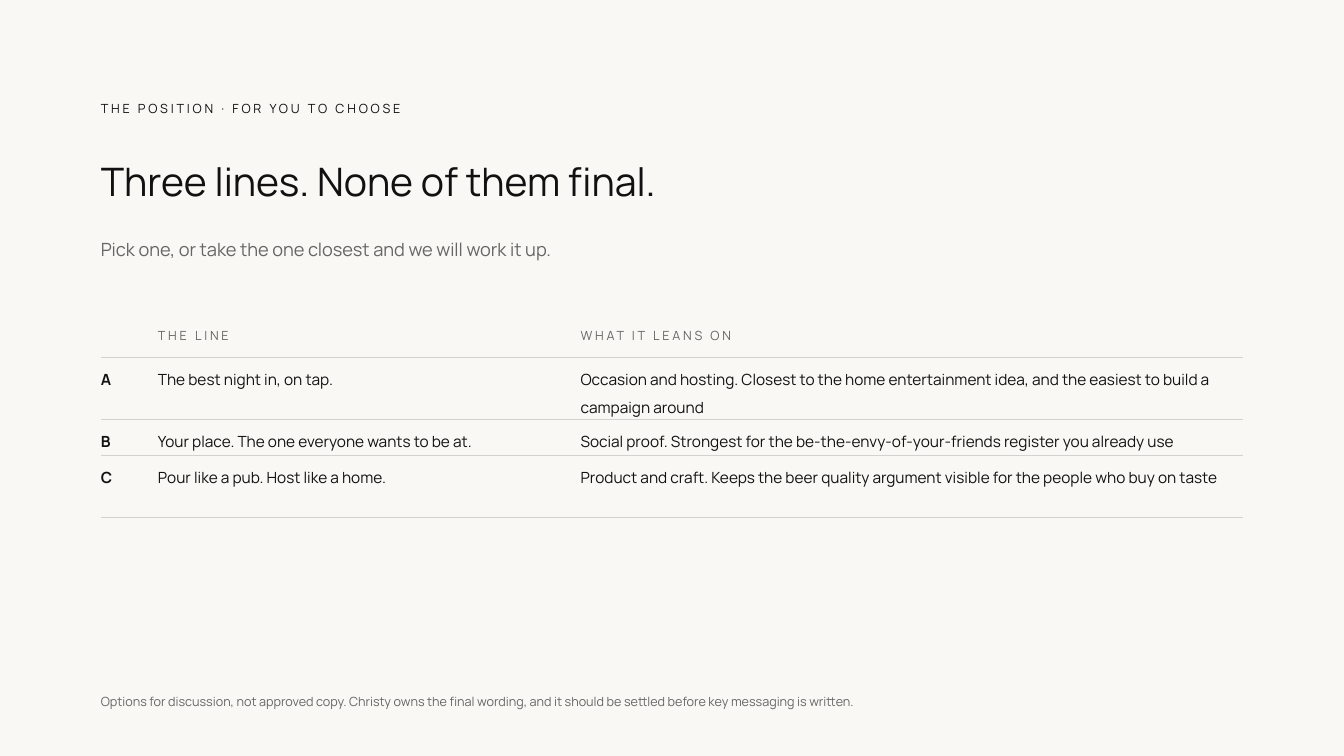
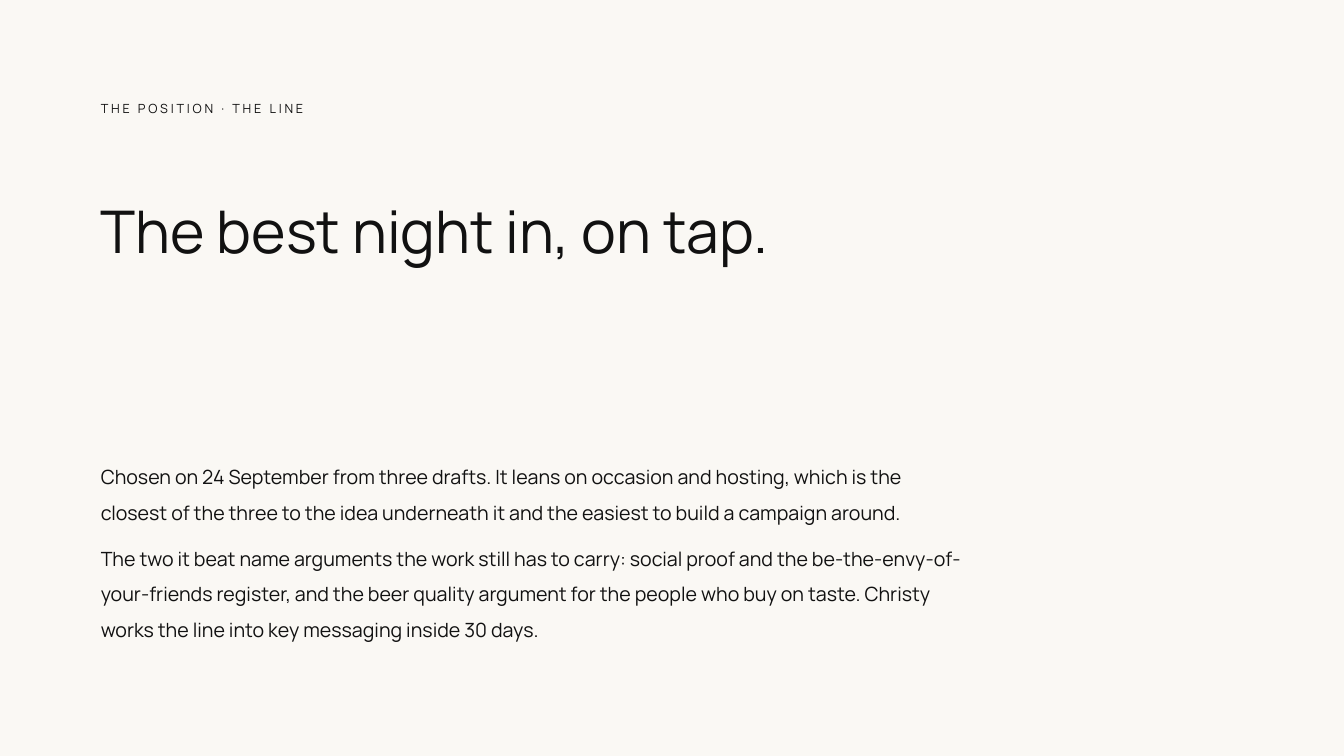
Before and after one commit to clentjewell/tapthatbrewery, a slide deck: slide 9 of 00 Admin/04 Commercial + SOW/JP_TapThat_ProposalDeck_v03.pptx. Drawn at 1344x756 pixels with LibreOffice and Linux fonts; fonts in the diff are those of the drawing. Boxes give left, top, right and bottom in pixels: in the first picture for what was removed or moved away, otherwise in the second. Text is boxed around its words. In the diff, an @@ line names an element or a change of style, - is before the commit and + after.

```diff
--- a/00 Admin/04 Commercial + SOW/JP_TapThat_ProposalDeck_v03.pptx
+++ b/00 Admin/04 Commercial + SOW/JP_TapThat_ProposalDeck_v03.pptx
@@ text at <box>101,103,304,113</box>: text changed @@
-THE POSITION · FOR YOU TO CHOOSE
+THE POSITION · THE LINE
@@ text at <box>101,210,768,268</box>: text changed; size 28 to 42 pt @@
-Three lines. None of them final.
+The best night in, on tap.
@@ table removed at <box>101,318,1243,507</box>, 4 rows, 3 columns @@
- | THE LINE | WHAT IT LEANS ON
-A | The best night in, on tap. | Occasion and hosting. Closest to the home entertainment idea, and the easiest to build a campaign around
-B | Your place. The one everyone wants to be at. | Social proof. Strongest for the be-the-envy-of-your-friends register you already use
-C | Pour like a pub. Host like a home. | Product and craft. Keeps the beer quality argument visible for the people who buy on taste
@@ text at <box>101,469,961,642</box>: text changed; size 13 to 14 pt; text colour #666666 to #111111 @@
-Pick one, or take the one closest and we will work it up.
+Chosen on 24 September from three drafts. It leans on occasion and hosting, which is the closest of the three to the idea underneath it and the easiest to build a campaign around.
+The two it beat name arguments the work still has to carry: social proof and the be-the-envy-of-your-friends register, and the beer quality argument for the people who buy on taste. Christy works the line into key messaging inside 30 days.
@@ text removed at <box>101,697,853,709</box> @@
-Options for discussion, not approved copy. Christy owns the final wording, and it should be settled before key messaging is written.
```
Also in this commit, not shown: 1 other slide changed, 25 other files.
